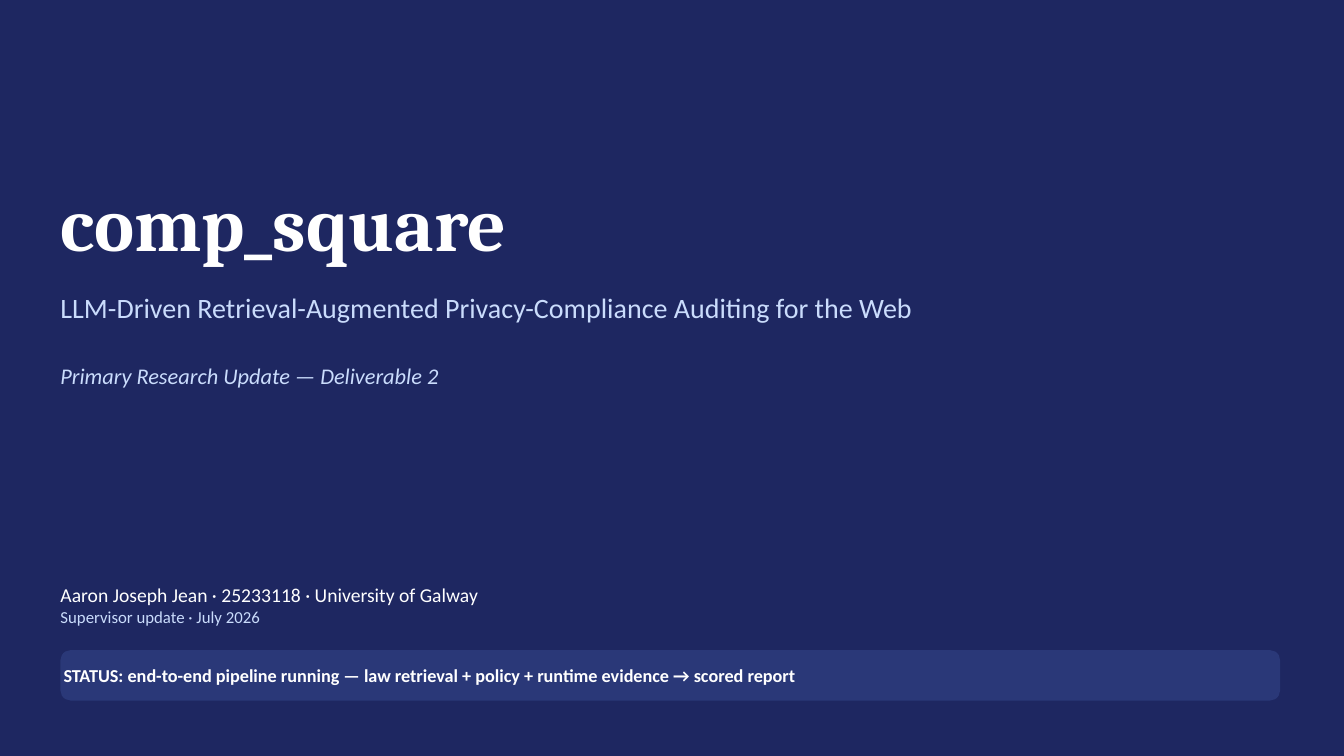
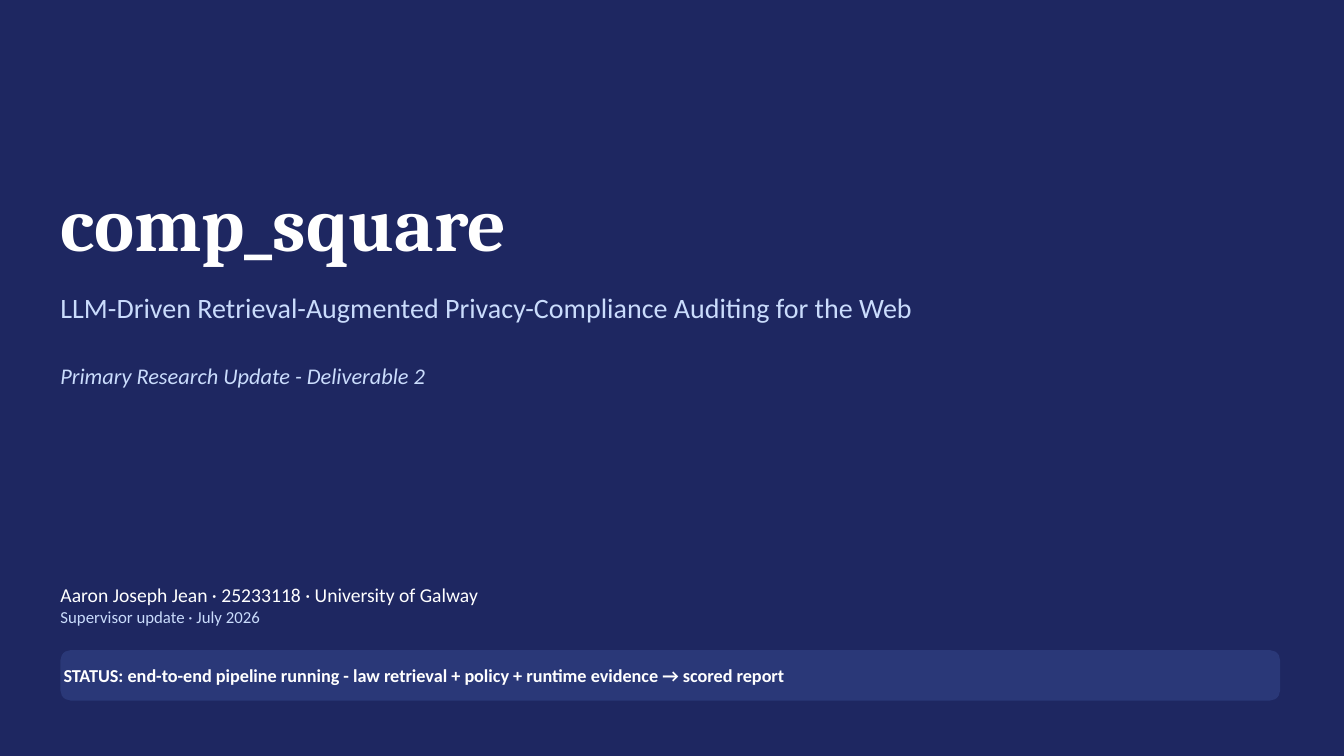
Before and after one commit to DoubleKingsLC/comp_square, a slide deck: slide 1 of Deliverable2_Supervisor_Update.pptx. Drawn at 1344x756 pixels with LibreOffice and Linux fonts; fonts in the diff are those of the drawing. Boxes give left, top, right and bottom in pixels: in the first picture for what was removed or moved away, otherwise in the second. Text is boxed around its words. In the diff, an @@ line names an element or a change of style, - is before the commit and + after.

```diff
--- a/Deliverable2_Supervisor_Update.pptx
+++ b/Deliverable2_Supervisor_Update.pptx
@@ text at (60,368,425,388): text changed @@
-Primary Research Update — Deliverable 2
+Primary Research Update - Deliverable 2
@@ text in rounded rectangle at (64,669,785,685): text changed @@
-STATUS: end-to-end pipeline running — law retrieval + policy + runtime evidence → scored report
+STATUS: end-to-end pipeline running - law retrieval + policy + runtime evidence → scored report
```
Also in this commit, not shown: 13 other slides changed, 4 other files.
